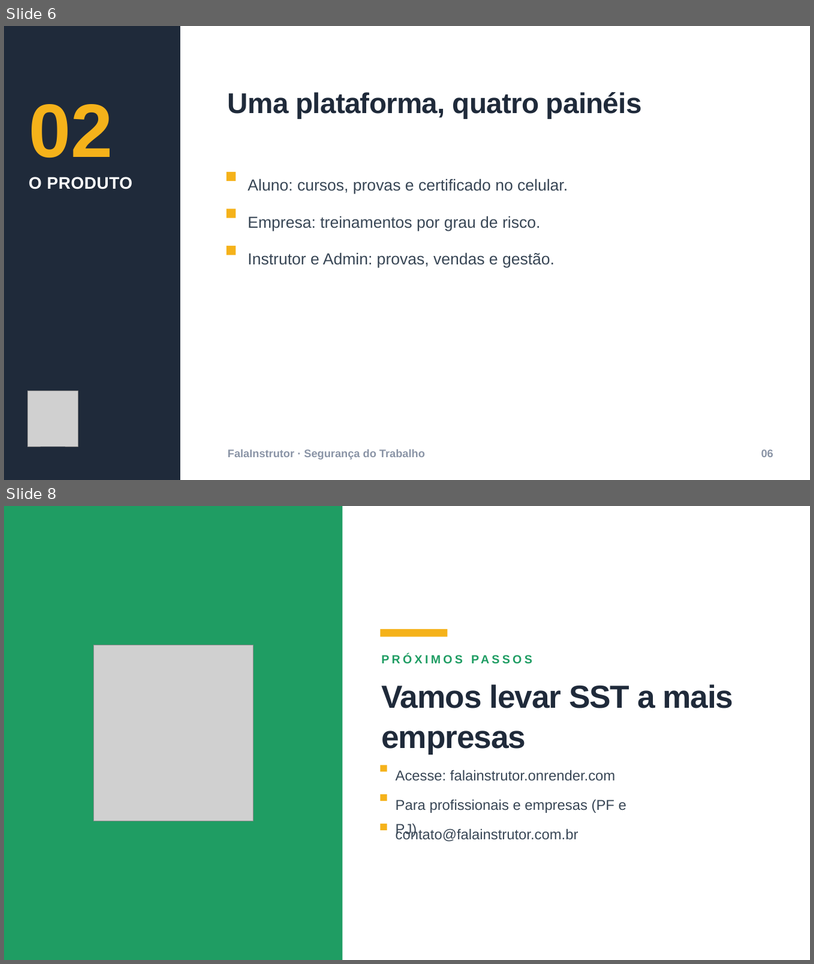
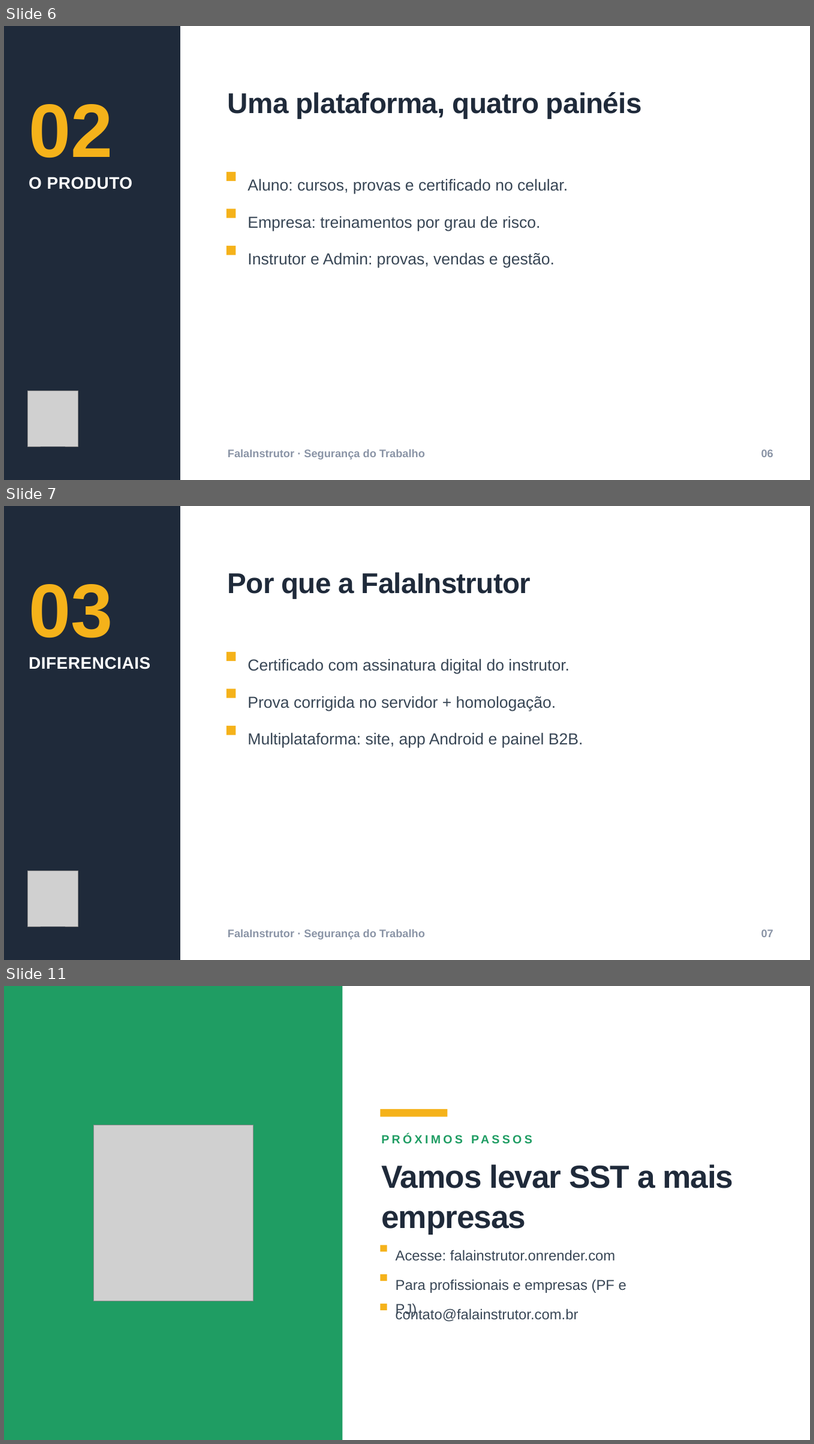
Before and after one commit to Adriano2/FALAINSTRUTOR-UNIFICADO, a slide deck: docs/FalaInstrutor-Pitch.pptx. Shown one above the other, each under a label of ours: slides 6 and 8 before the commit, slides 6, 7 and 11 after it; the slides between them are not shown. The pictures are 814x964 and 814x1444 pixels, drawn with LibreOffice and Linux fonts; fonts in the diff are those of the drawing; grey boxes stand for pictures. Boxes give left, top, right and bottom in pixels: in the first picture for what was removed or moved away, otherwise in the second. Text is boxed around its words. In the diff, an @@ line names an element or a change of style, - is before the commit and + after.

```diff
--- a/docs/FalaInstrutor-Pitch.pptx
+++ b/docs/FalaInstrutor-Pitch.pptx
@@ slide 7 added at box(4, 506, 810, 960), background #FFFFFF @@
@@ rectangle added at box(4, 506, 180, 960), fill #1F2A3A @@
@@ text added at box(228, 572, 531, 598), 51 pt, text #1F2A3A, bold @@
+Por que a FalaInstrutor
@@ text added at box(29, 584, 113, 638), 135 pt, text #F5B21A, bold @@
+03
@@ text added at box(29, 657, 150, 669), 30 pt, text #FFFFFF, bold @@
+DIFERENCIAIS
@@ rectangle added at box(227, 652, 236, 661), fill #F5B21A @@
@@ text added at box(248, 658, 570, 674), 28.5 pt, text #384655 @@
+Certificado com assinatura digital do instrutor.
@@ rectangle added at box(227, 688, 236, 698), fill #F5B21A @@
@@ text added at box(248, 696, 557, 711), 28.5 pt, text #384655 @@
+Prova corrigida no servidor + homologação.
@@ rectangle added at box(227, 726, 236, 735), fill #F5B21A @@
@@ text added at box(248, 732, 583, 748), 28.5 pt, text #384655 @@
+Multiplataforma: site, app Android e painel B2B.
@@ picture added at box(27, 870, 78, 926) @@
@@ text added at box(228, 929, 425, 939), 19.5 pt, text #8A94A6, bold @@
+FalaInstrutor · Segurança do Trabalho
@@ text added at box(762, 929, 774, 937), 19.5 pt, text #8A94A6, bold @@
+07
@@ what was slide 8 is now slide 11 @@
```
Also in this commit, not shown: 2 slides changed, 2 other slides added.
